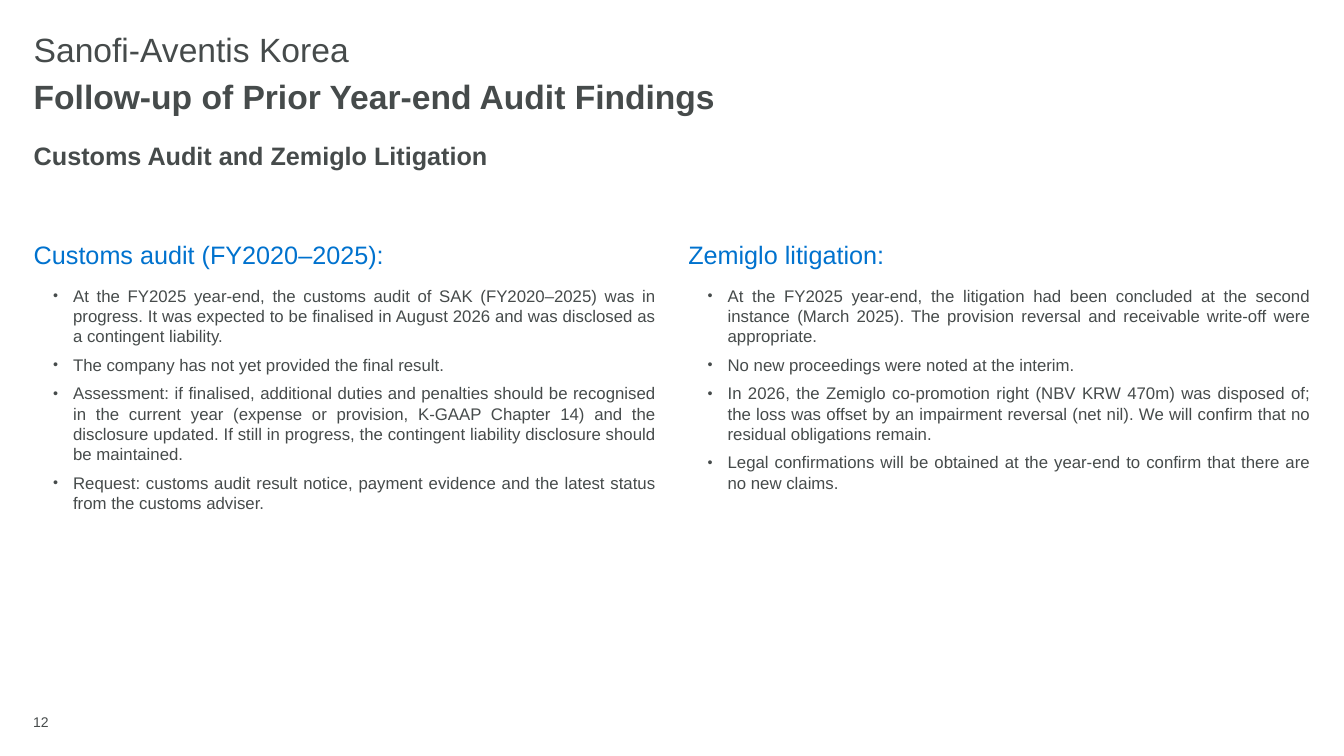
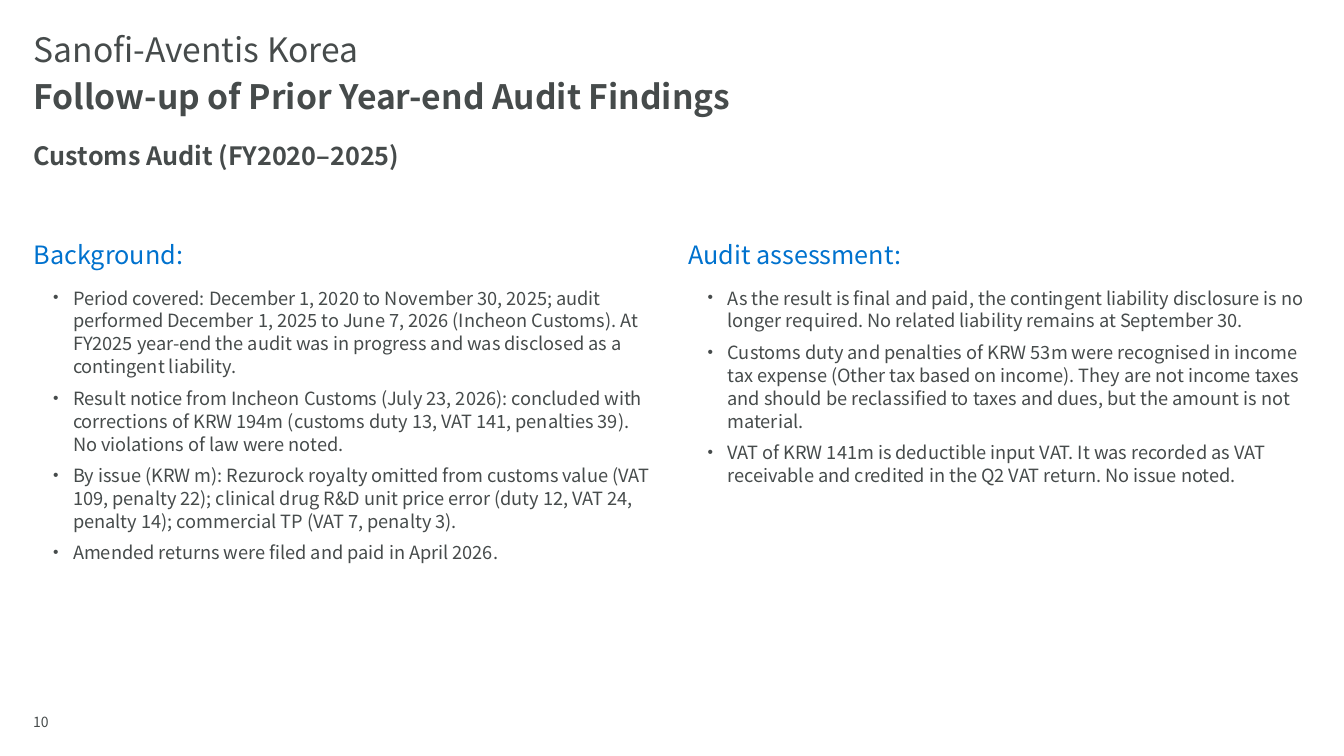
Before and after one commit to hansesle-maker/code, a slide deck: slide 10 of deliverables/SAK_FY2026_Interim_Closing_EN.pptx (slide 12 before the commit). Drawn at 1344x756 pixels with LibreOffice and Linux fonts; fonts in the diff are those of the drawing; background and template pictures are left out. Boxes give left, top, right and bottom in pixels: in the first picture for what was removed or moved away, otherwise in the second. Text is boxed around its words. In the diff, an @@ line names an element or a change of style, - is before the commit and + after.

```diff
--- a/deliverables/SAK_FY2026_Interim_Closing_EN.pptx
+++ b/deliverables/SAK_FY2026_Interim_Closing_EN.pptx
@@ title "Sanofi-Aventis Korea" at bbox=[34, 35, 358, 63]: font Arial to Noto Sans CJK KR @@
@@ text "Follow-up of Prior Year-end Audit ..." at bbox=[34, 81, 730, 117]: font Arial to Noto Sans CJK KR @@
@@ text at bbox=[34, 144, 400, 170]: text changed; font Arial to Noto Sans CJK KR @@
-Customs Audit and Zemiglo Litigation
+Customs Audit (FY2020–2025)
@@ text at bbox=[34, 244, 183, 270]: text changed; font Arial to Noto Sans CJK KR @@
-Customs audit (FY2020–2025):
+Background:
@@ text at bbox=[688, 244, 901, 265]: text changed; font Arial to Noto Sans CJK KR @@
-Zemiglo litigation:
+Audit assessment:
@@ text at bbox=[73, 290, 649, 563]: text changed; size 12 to 13 pt; font Arial to Noto Sans CJK KR @@
-  • At the FY2025 year-end, the customs audit of SAK (FY2020–2025) was in progress. It was expected to be finalised in August 2026 and was disclosed as a contingent liability.
-  • The company has not yet provided the final result.
-  • Assessment: if finalised, additional duties and penalties should be recognised in the current year (expense or provision, K-GAAP Chapter 14) and the disclosure updated. If still in progress, the contingent liability disclosure should be maintained.
-  • Request: customs audit result notice, payment evidence and the latest status from the customs adviser.
+  • Period covered: December 1, 2020 to November 30, 2025; audit performed December 1, 2025 to June 7, 2026 (Incheon Customs). At FY2025 year-end the audit was in progress and was disclosed as a contingent liability.
+  • Result notice from Incheon Customs (July 23, 2026): concluded with corrections of KRW 194m (customs duty 13, VAT 141, penalties 39). No violations of law were noted.
+  • By issue (KRW m): Rezurock royalty omitted from customs value (VAT 109, penalty 22); clinical drug R&D unit price error (duty 12, VAT 24, penalty 14); commercial TP (VAT 7, penalty 3).
+  • Amended returns were filed and paid in April 2026.
@@ text at bbox=[728, 290, 1303, 486]: text changed; size 12 to 13 pt; font Arial to Noto Sans CJK KR @@
-  • At the FY2025 year-end, the litigation had been concluded at the second instance (March 2025). The provision reversal and receivable write-off were appropriate.
-  • No new proceedings were noted at the interim.
-  • In 2026, the Zemiglo co-promotion right (NBV KRW 470m) was disposed of; the loss was offset by an impairment reversal (net nil). We will confirm that no residual obligations remain.
-  • Legal confirmations will be obtained at the year-end to confirm that there are no new claims.
+  • As the result is final and paid, the contingent liability disclosure is no longer required. No related liability remains at September 30.
+  • Customs duty and penalties of KRW 53m were recognised in income tax expense (Other tax based on income). They are not income taxes and should be reclassified to taxes and dues, but the amount is not material.
+  • VAT of KRW 141m is deductible input VAT. It was recorded as VAT receivable and credited in the Q2 VAT return. No issue noted.
@@ page number at bbox=[33, 716, 49, 727]: text changed; font Arial to Noto Sans CJK KR @@
-12
+10
```
Also in this commit, not shown: 15 other slides changed, 10 slides removed, 1 other file.
